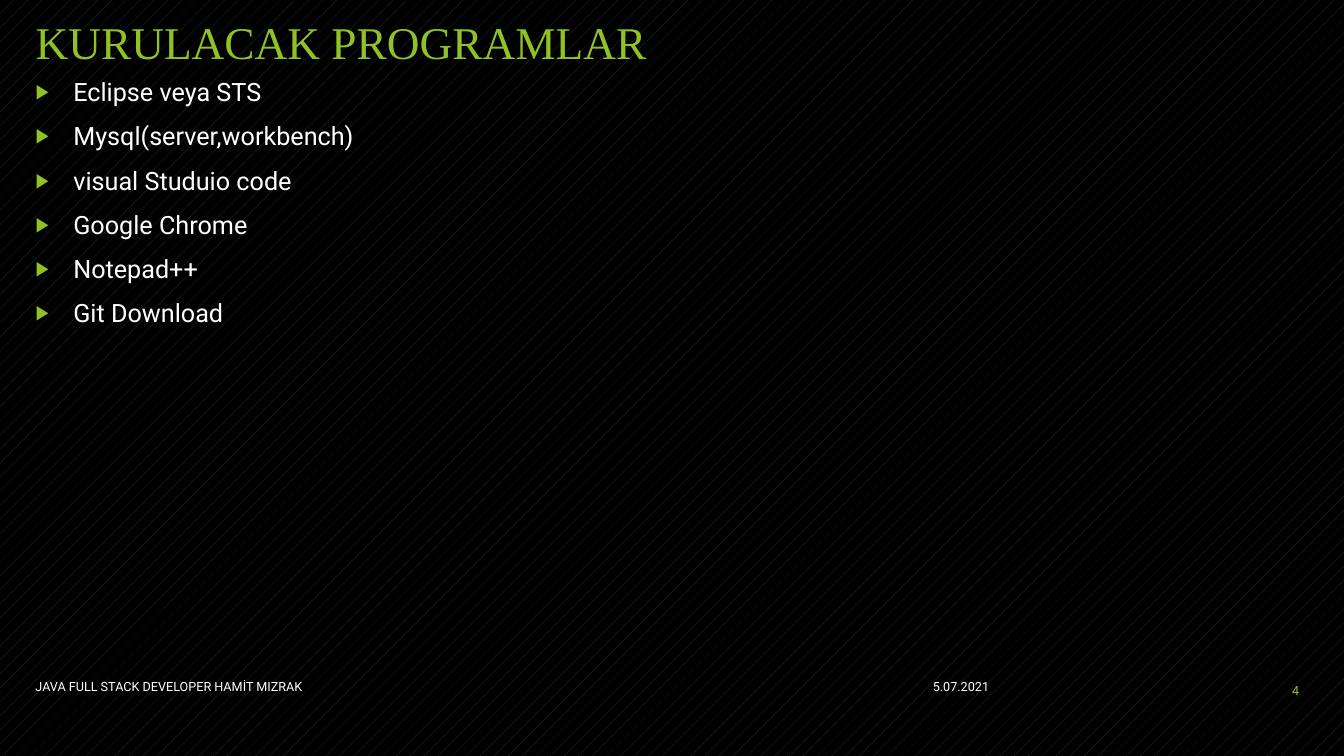
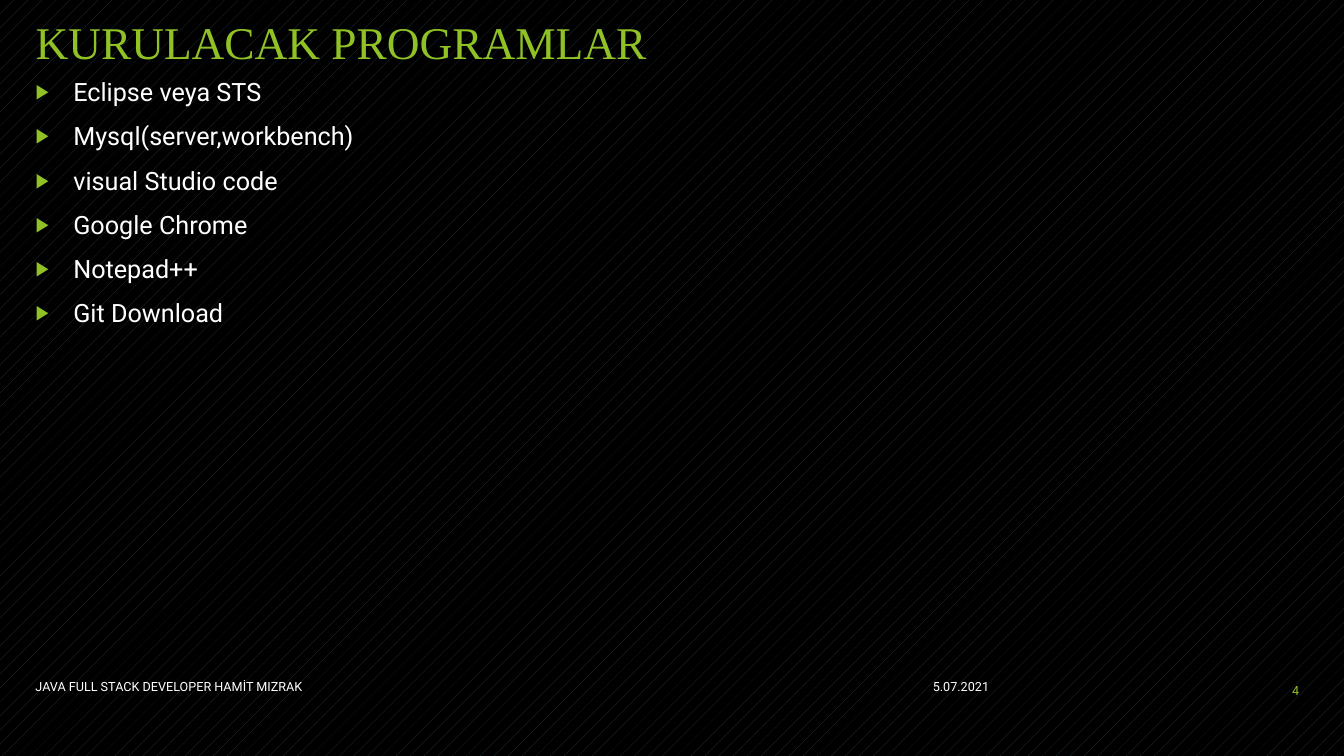
Before and after one commit to hamitmizrak/Staj-JavaEE-1, a slide deck: slide 4 of WebContent/egitim4/Java EE.pptx. Drawn at 1344x756 pixels with LibreOffice and Linux fonts; fonts in the diff are those of the drawing. Boxes give left, top, right and bottom in pixels: in the first picture for what was removed or moved away, otherwise in the second. Text is boxed around its words. In the diff, an @@ line names an element or a change of style, - is before the commit and + after.

```diff
--- a/WebContent/egitim4/Java EE.pptx
+++ b/WebContent/egitim4/Java EE.pptx
@@ text at bbox=[73, 171, 278, 191]: text changed @@
-▶ visual Studuio code
+▶ visual Studio code
```
Also in this commit, not shown: 6 other slides changed, 2 slides added, 4 other files.
